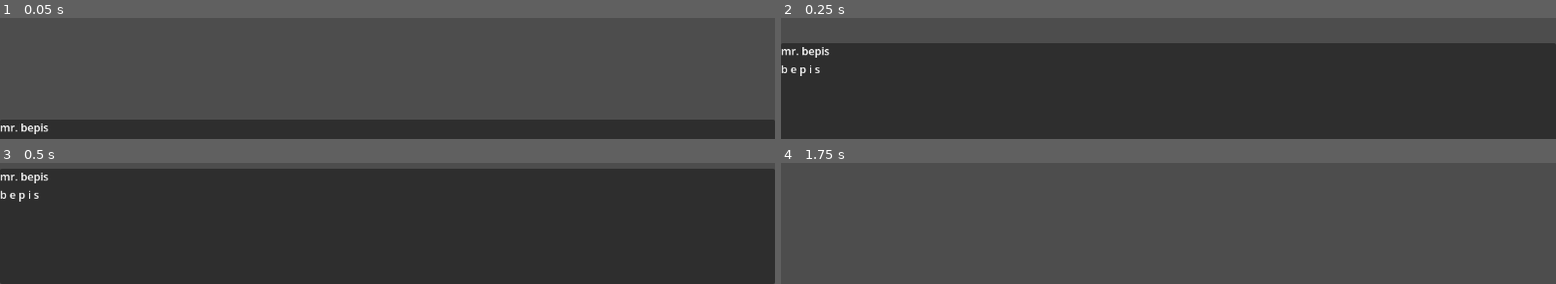
Above: before the commit, frames 1-4 (two rows, left to right).
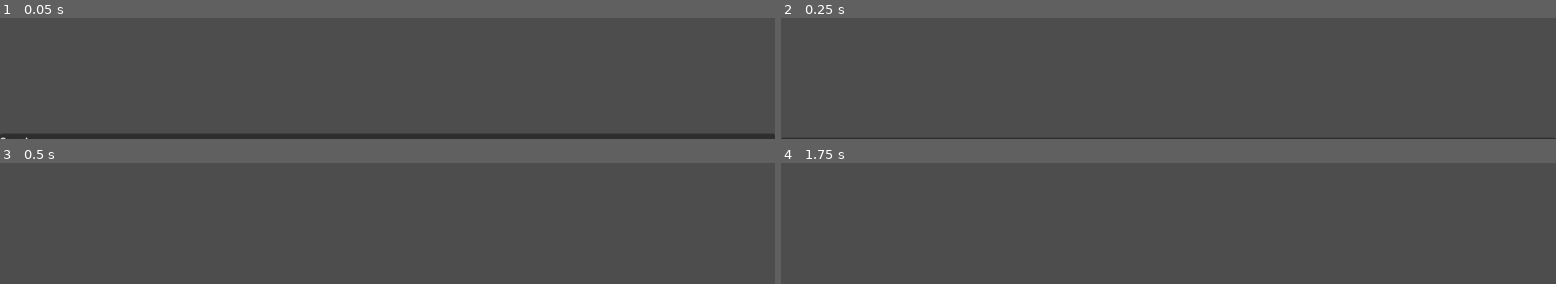
Above: after the commit, the same moments.

Repository: TerjeBallestad/pespi-mask
Game: Godot game, scene res://scenes/dialog_test.tscn
Same seed, same stepped clock (60 frames per second), same inputs: the game is played once before the commit and once after it.
Inputs:
- Up to frame 1 (0.05 s): no input
- Up to frame 2 (0.25 s): no input
- Up to frame 3 (0.5 s): no input
- Up to frame 4 (1.75 s): tap Enter (ui_accept) at 0.5, 0.77, 1.25, 1.52 s

The runs differ from the first frame. In frame 1, 11% of the frame differs, in the area x 0-100%, y 84-100%; in frame 2, 77%; in frame 3, 95%, in the area x 0-100%, y 4-100%; in frame 4, nothing differs.

Commit message:
Add AggregateConditions
Allows multiple conditions to work in tandem
Like requiring multiple conditions to be true at the same time

Diff:
--- a/scenes/dialog_test.tscn
+++ b/scenes/dialog_test.tscn
@@ -7,10 +7,11 @@
 [ext_resource type="Script" uid="uid://06trnasd6n0o" path="res://scripts/dialog/resources/condition_types/compare_condition.gd" id="4_07oah"]
 [ext_resource type="Resource" uid="uid://o051ka38mlni" path="res://assets/dialog/speakers/pepsi_man.tres" id="4_r0p54"]
 [ext_resource type="Script" uid="uid://cs3md0jmnapvw" path="res://scripts/dialog/resources/dialog_sequence.gd" id="5_87qe6"]
+[ext_resource type="Script" uid="uid://dmumkooevhlio" path="res://scripts/dialog/resources/dialog_condition.gd" id="7_87qe6"]
+[ext_resource type="Script" uid="uid://wn7ybhw6p1eq" path="res://scripts/dialog/resources/condition_types/composite_condition.gd" id="8_pket2"]
 
-[sub_resource type="Resource" id="Resource_r0p54"]
+[sub_resource type="Resource" id="Resource_e4rgx"]
 script = ExtResource("4_07oah")
-variable_name = "your_mom"
 value = null
 metadata/_custom_type_script = "uid://06trnasd6n0o"
 
@@ -18,13 +19,33 @@
 script = ExtResource("3_07oah")
 speaker = ExtResource("4_r0p54")
 text = "Hello, I am mr. bepis. Would you like to minimum taste, maximum sugar?"
-condition = SubResource("Resource_r0p54")
+condition = SubResource("Resource_e4rgx")
 metadata/_custom_type_script = "uid://b7h5l8uj1r70x"
+
+[sub_resource type="Resource" id="Resource_ljip2"]
+script = ExtResource("4_07oah")
+variable_name = "kill_count"
+operator = 5
+value = 4
+metadata/_custom_type_script = "uid://06trnasd6n0o"
+
+[sub_resource type="Resource" id="Resource_87qe6"]
+script = ExtResource("4_07oah")
+variable_name = "kill_count"
+operator = 4
+value = 6
+metadata/_custom_type_script = "uid://06trnasd6n0o"
+
+[sub_resource type="Resource" id="Resource_4con6"]
+script = ExtResource("8_pket2")
+conditions = Array[ExtResource("7_87qe6")]([SubResource("Resource_ljip2"), SubResource("Resource_87qe6")])
+metadata/_custom_type_script = "uid://wn7ybhw6p1eq"
 
 [sub_resource type="Resource" id="Resource_4k4dp"]
 script = ExtResource("3_07oah")
 speaker = ExtResource("4_r0p54")
 text = "b e p i s"
+condition = SubResource("Resource_4con6")
 metadata/_custom_type_script = "uid://b7h5l8uj1r70x"
 
 [sub_resource type="Resource" id="Resource_rpmu6"]
@@ -47,4 +68,7 @@
 [node name="DialogManager" type="Node" parent="." unique_id=1679539841]
 unique_name_in_owner = true
 script = ExtResource("1_06prf")
+variables = Dictionary[String, Variant]({
+"kill_count": 4
+})
 current_sequence = SubResource("Resource_rpmu6")
--- a/scripts/dialog/resources/condition_types/compare_condition.gd
+++ b/scripts/dialog/resources/condition_types/compare_condition.gd
@@ -1,4 +1,3 @@
-@tool
 class_name CompareDialogCondition extends DialogCondition
 
 @export
@@ -49,15 +48,28 @@
 		_:
 			return false # How did we get here?
 
+enum Operator {
+	## Variable exists. Value is unused for this operator
+	IS_SET,
 
+	## Variable does not exist. Value is unused for this operator
+	IS_UNSET,
 
-enum Operator {
-	IS_SET,
-	IS_UNSET,
+	## Variable is equal to value
 	EQUALS,
+
+	## Variable is different from value
 	NOT_EQUALS,
+
+	## Variable is less than value
 	LESS_THAN,
+
+	## Variable is greater than value
 	GREATER_THAN,
+
+	## Variable is less than or equal to value
 	LESS_THAN_OR_EQUAL,
+
+	## Variable is greater than or equal to value
 	GREATER_THAN_OR_EQUAL
 }
--- /dev/null
+++ b/scripts/dialog/resources/condition_types/composite_condition.gd
@@ -0,0 +1,38 @@
+class_name CompoundDialogCondition extends DialogCondition
+
+@export
+var conditions: Array[DialogCondition]
+
+@export
+var operator: Operator
+
+func is_condition_met(manager: DialogManager) -> bool:
+	match operator:
+		Operator.ALL:
+			return conditions.all(func(i): return i.is_condition_met(manager))
+
+		Operator.ANY:
+			return conditions.any(func(i): return i.is_condition_met(manager))
+
+		Operator.ONE:
+			return conditions.count(func(i): return i.is_condition_met(manager)) == 1
+
+		Operator.NONE:
+			return not conditions.any(func(i): return i.is_condition_met(manager))
+
+		_:
+			return false # Wizard you are, huh
+
+enum Operator {
+	## All conditions must be met
+	ALL,
+
+	## At least one condition must be met
+	ANY,
+
+	## Exactly one condition must be met
+	ONE,
+
+	## No condition must be met
+	NONE
+}
Not shown, added: scripts/dialog/resources/condition_types/composite_condition.gd.uid
